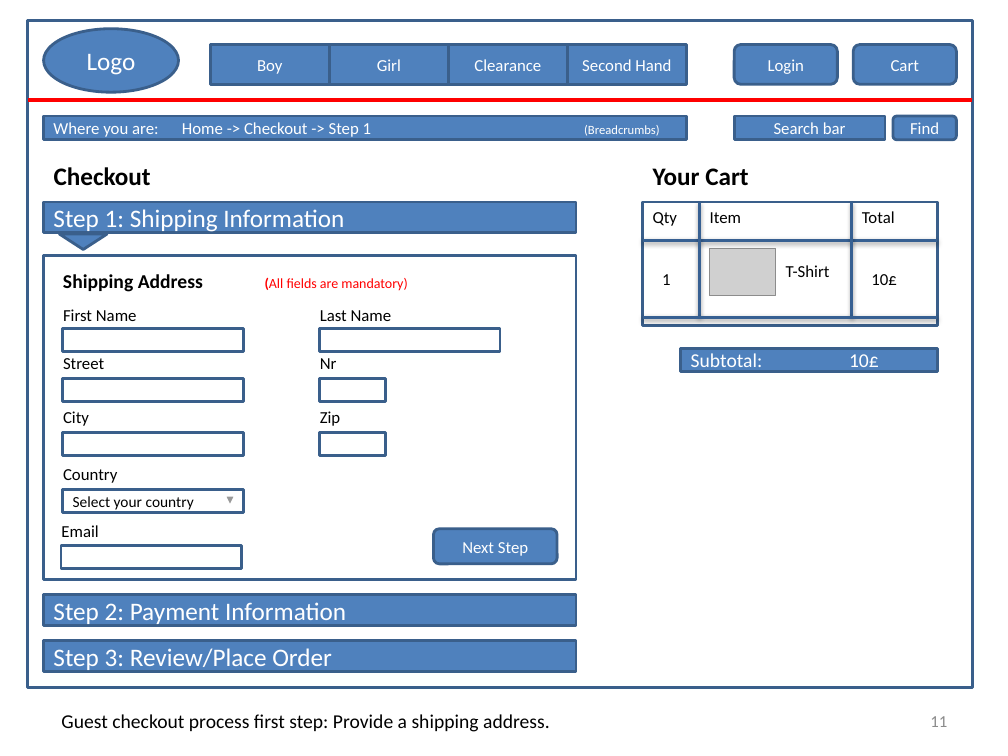
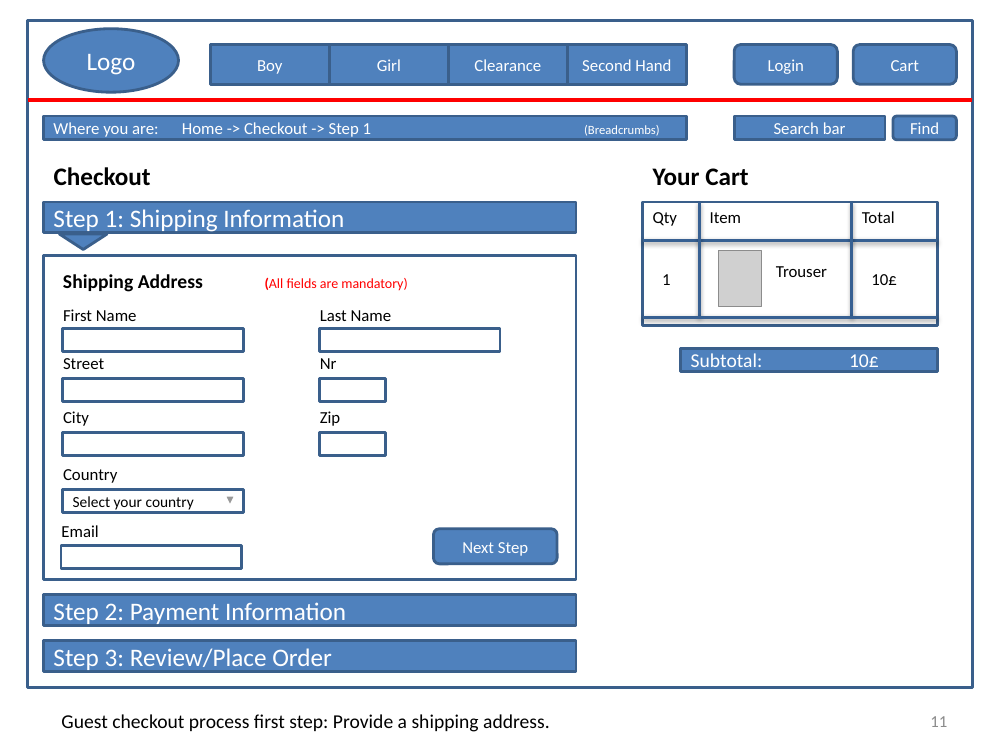
Before and after one commit to joanawelti/Human-Computer-Interaction-Project-AGIJ, a slide deck: slide 11 of Prototype/HCI_Prototype_2.pptx. Drawn at 1008x756 pixels with LibreOffice and Linux fonts; fonts in the diff are those of the drawing; grey boxes stand for pictures. Boxes give left, top, right and bottom in pixels: in the first picture for what was removed or moved away, otherwise in the second. Text is boxed around its words. In the diff, an @@ line names an element or a change of style, - is before the commit and + after.

```diff
--- a/Prototype/HCI_Prototype_2.pptx
+++ b/Prototype/HCI_Prototype_2.pptx
@@ picture: place and size @@
-picture at [710, 248, 776, 295]
+picture at [719, 251, 762, 306]
@@ text at [776, 266, 827, 277]: text changed @@
-T-Shirt
+Trouser
```
Also in this commit, not shown: 5 other slides changed, 1 other file.
